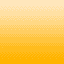
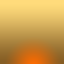
Comparing the layer stacks of the two (64, 64) images. Changes:
added layer "Layer 2" above "Layer 1" over [0, 0, 64, 64]
